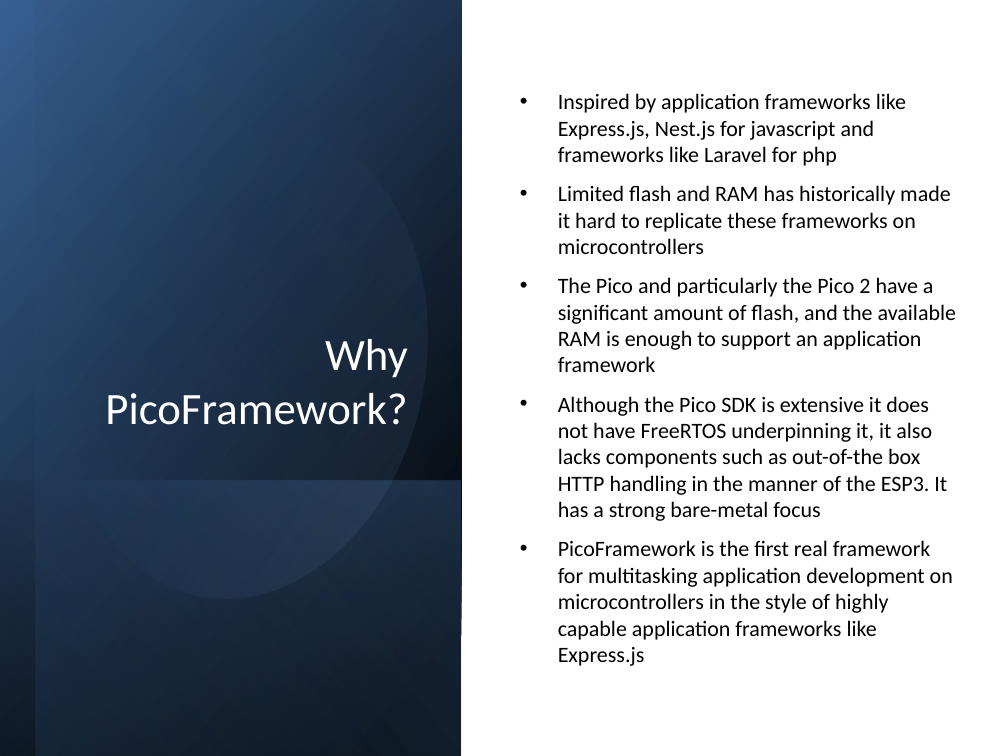
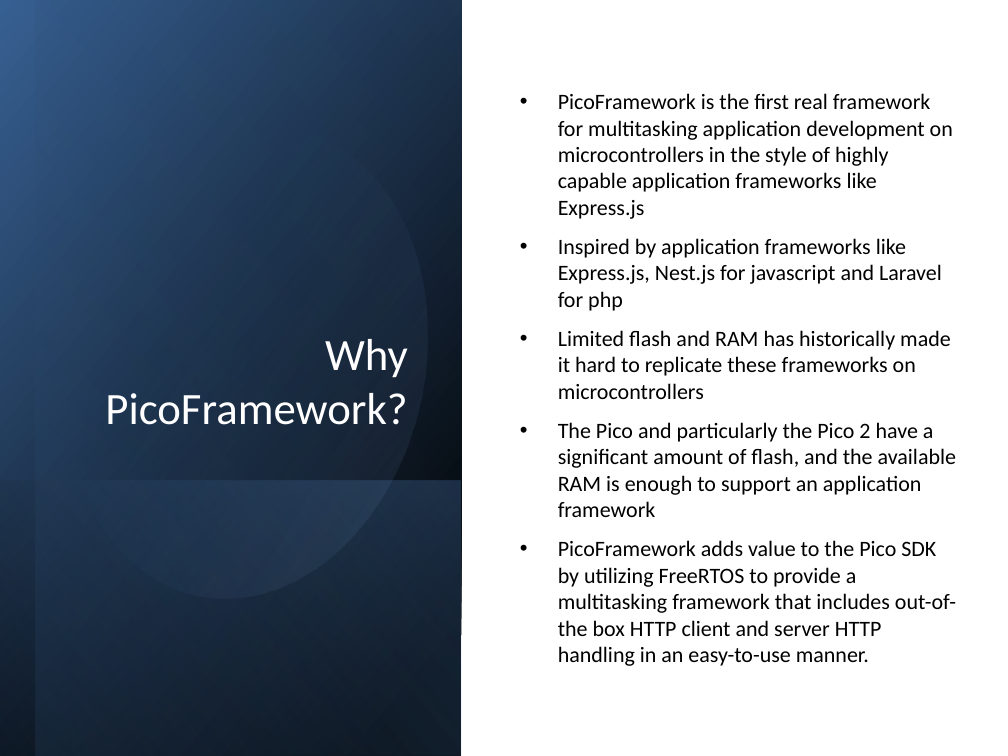
Before and after one commit to Pico-Framework/pico-framework, a slide deck: slide 3 of docs/picoframework_full_presentation_combined.pptx. Drawn at 1008x756 pixels with LibreOffice and Linux fonts; fonts in the diff are those of the drawing. Boxes give left, top, right and bottom in pixels: in the first picture for what was removed or moved away, otherwise in the second. Text is boxed around its words. In the diff, an @@ line names an element or a change of style, - is before the commit and + after.

```diff
--- a/docs/picoframework_full_presentation_combined.pptx
+++ b/docs/picoframework_full_presentation_combined.pptx
@@ text at [558,93,953,311]: text changed @@
-• Inspired by application frameworks like Express.js, Nest.js for javascript and frameworks like Laravel for php
+• PicoFramework is the first real framework for multitasking application development on microcontrollers in the style of highly capable application frameworks like Express.js
+• Inspired by application frameworks like Express.js, Nest.js for javascript and Laravel for php
@@ text at [558,540,956,666]: text changed @@
-• Although the Pico SDK is extensive it does not have FreeRTOS underpinning it, it also lacks components such as out-of-the box HTTP handling in the manner of the ESP3. It has a strong bare-metal focus
-• PicoFramework is the first real framework for multitasking application development on microcontrollers in the style of highly capable application frameworks like Express.js
+• PicoFramework adds value to the Pico SDK by utilizing FreeRTOS to provide a multitasking framework that includes out-of-the box HTTP client and server HTTP handling in an easy-to-use manner.
```
Also in this commit, not shown: 9 other slides changed, 1 slide added, 3 slides removed, 3 other files.
